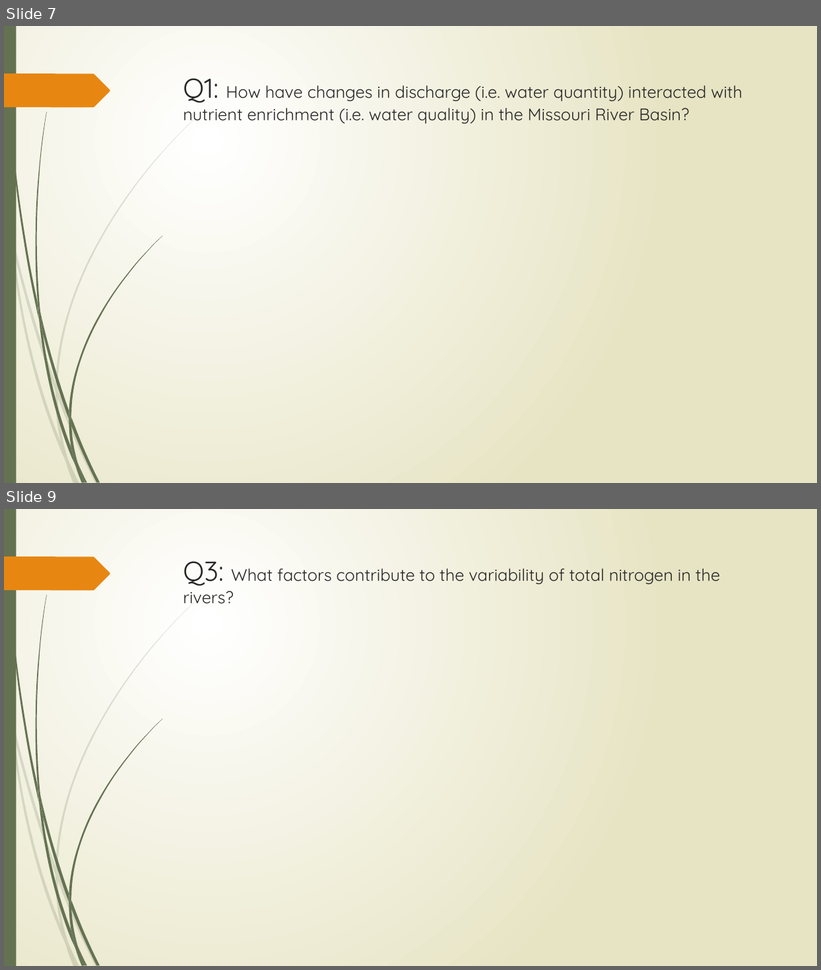
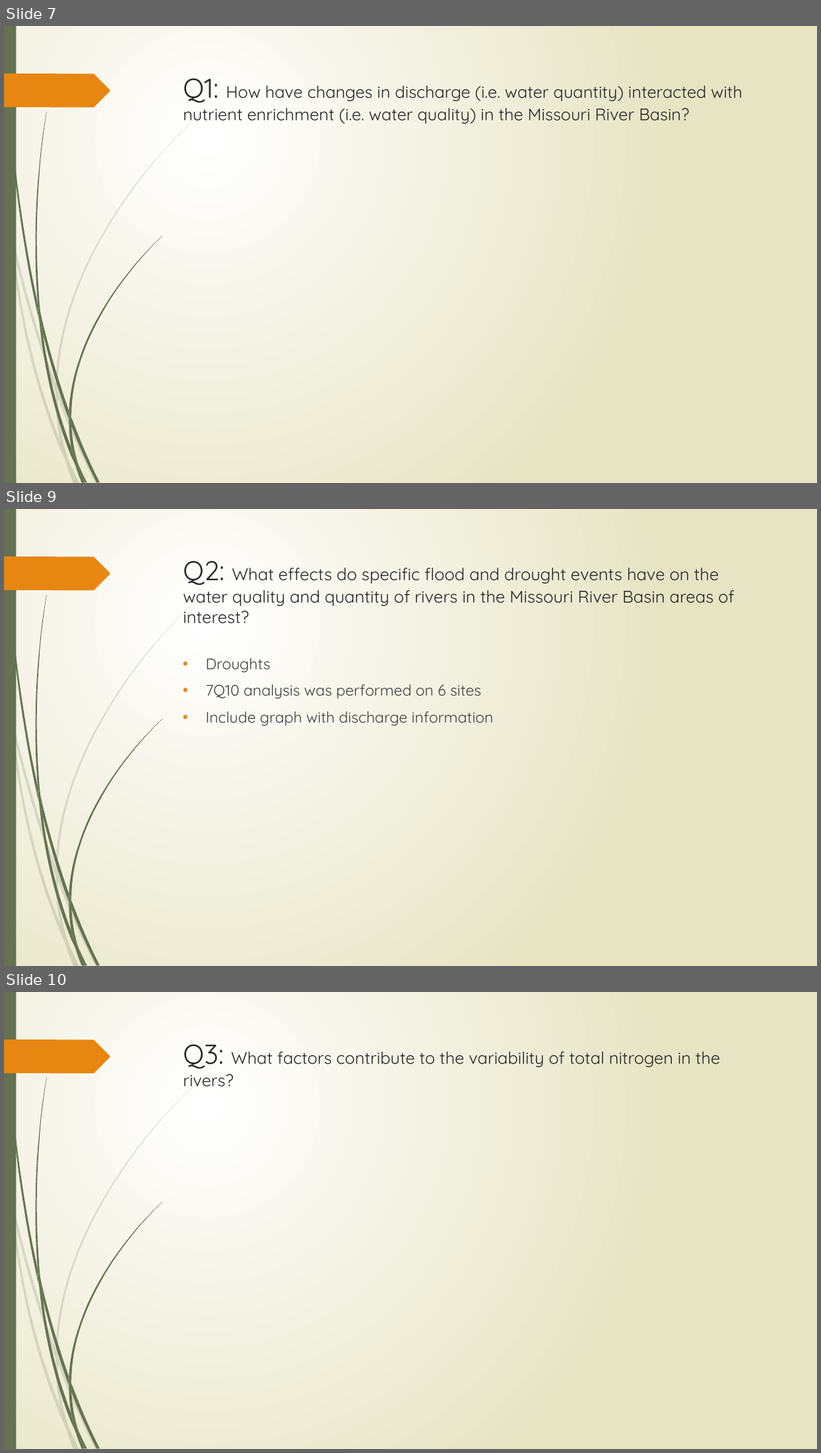
Before and after one commit to forkhala/Hydrologic_Data_Analysis_Final_Proj, a slide deck: TeamDocs/Examining the Hydrologic Properties of the Missouri River.pptx. Shown one above the other, each under a label of ours: slides 7 and 9 before the commit, slides 7, 9 and 10 after it; the slides between them are not shown. The pictures are 821x970 and 821x1453 pixels, drawn with LibreOffice and Linux fonts; fonts in the diff are those of the drawing. Boxes give left, top, right and bottom in pixels: in the first picture for what was removed or moved away, otherwise in the second. Text is boxed around its words. In the diff, an @@ line names an element or a change of style, - is before the commit and + after.

Commit message:
Added information to dataset slide and to the droughts and flood slides for our presentation.

```diff
--- a/TeamDocs/Examining the Hydrologic Properties of the Missouri River.pptx
+++ b/TeamDocs/Examining the Hydrologic Properties of the Missouri River.pptx
@@ slide 9 added at (4, 509, 817, 966), background gradient #FFFFFF to #E8E6C4; not listed: 24 template elements that a slide beside it also shows @@
@@ title added at (183, 561, 734, 624), 20 pt, text #262626 @@
+Q2: What effects do specific flood and drought events have on the water quality and quantity of rivers in the Missouri River Basin areas of interest?
@@ text added at (206, 658, 494, 726), 18 pt, text #404040 @@
+• Droughts
+• 7Q10 analysis was performed on 6 sites
+• Include graph with discharge information
@@ what was slide 9 is now slide 10 @@
```
Also in this commit, not shown: 2 slides changed, 1 other slide added, 1 slide removed.
